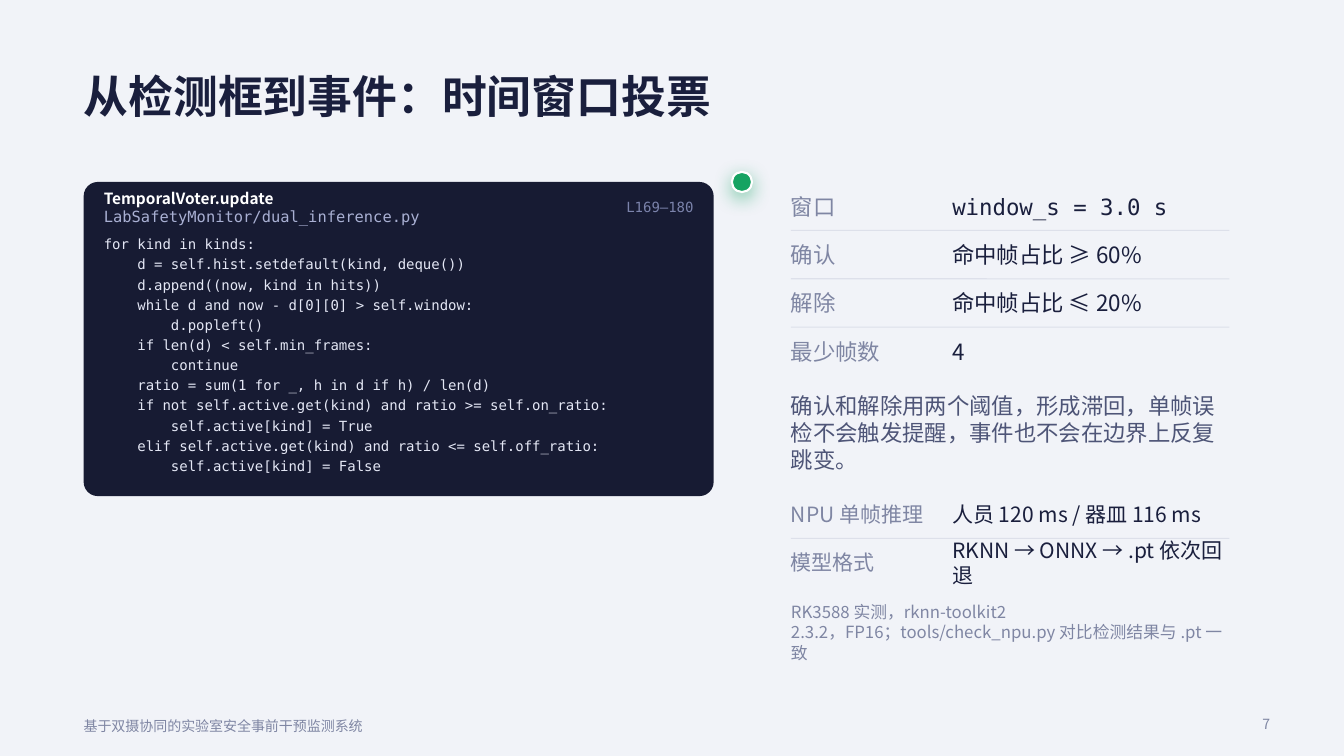
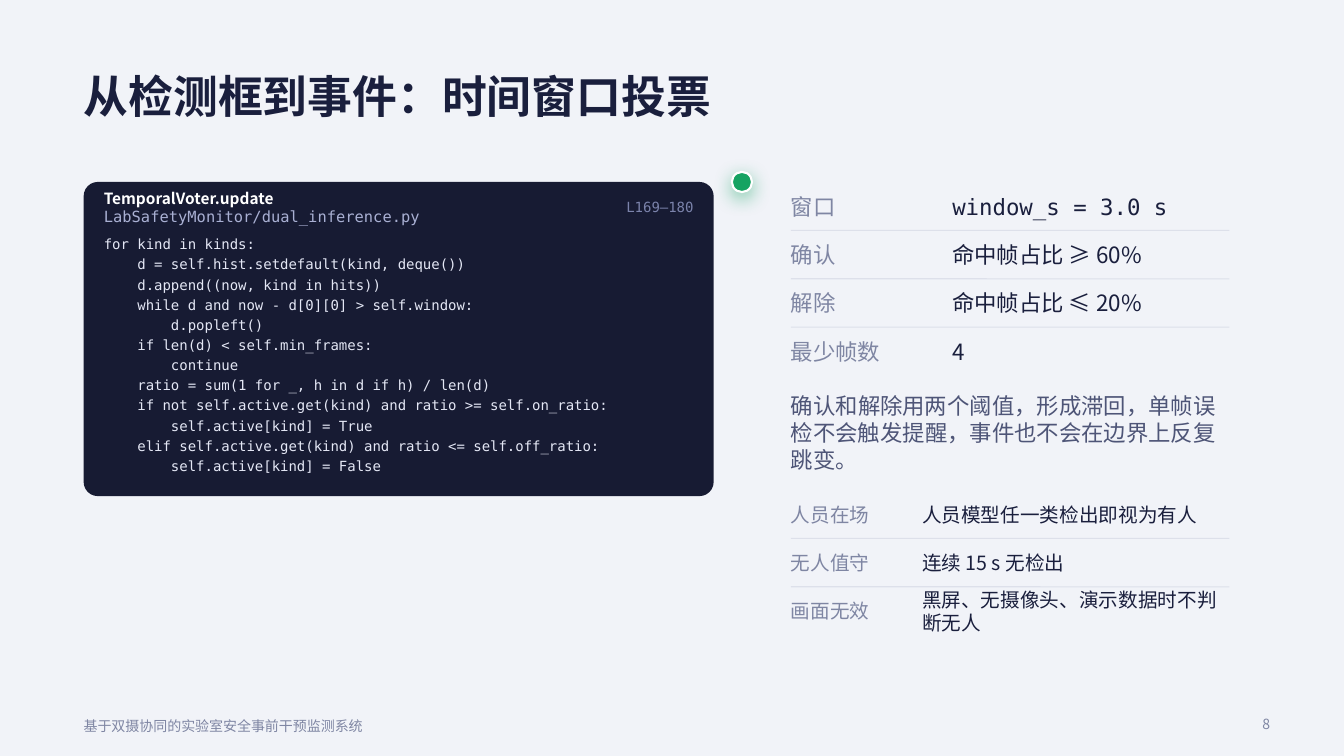
Before and after one commit to SSSSSmilewei/lab-safety-monitor, a slide deck: slide 8 of slides/实验室安全答辩.pptx (slide 7 before the commit). Drawn at 1344x756 pixels with LibreOffice and Linux fonts; fonts in the diff are those of the drawing. Boxes give left, top, right and bottom in pixels: in the first picture for what was removed or moved away, otherwise in the second. Text is boxed around its words. In the diff, an @@ line names an element or a change of style, - is before the commit and + after.

```diff
--- a/slides/实验室安全答辩.pptx
+++ b/slides/实验室安全答辩.pptx
@@ text at [791, 505, 870, 524]: text changed; size 15 to 14 pt @@
-NPU 单帧推理
+人员在场
@@ text at [922, 505, 1197, 524]: text changed; size 15 to 14 pt @@
-人员 120 ms / 器皿 116 ms
+人员模型任一类检出即视为有人
@@ text at [791, 553, 869, 572]: text changed; size 15 to 14 pt @@
-模型格式
+无人值守
@@ text at [922, 553, 1065, 572]: text changed; size 15 to 14 pt @@
-RKNN → ONNX → .pt 依次回退
+连续 15 s 无检出
@@ line added from (791, 587) to (1230, 587), #DDE0EA 0.75 pt @@
@@ text added at [922, 590, 1217, 632], 14 pt, text #1A1F3D @@
+黑屏、无摄像头、演示数据时不判断无人
@@ text removed at [791, 604, 1222, 660] @@
-RK3588 实测，rknn-toolkit2 2.3.2，FP16；tools/check_npu.py 对比检测结果与 .pt 一致
@@ text added at [791, 602, 870, 620], 14 pt, text #7F86A3 @@
+画面无效
@@ page number at [1262, 718, 1270, 729]: text changed @@
-7
+8
```
Also in this commit, not shown: 5 other slides changed, 7 slides added, 5 slides removed, 7 other files.
